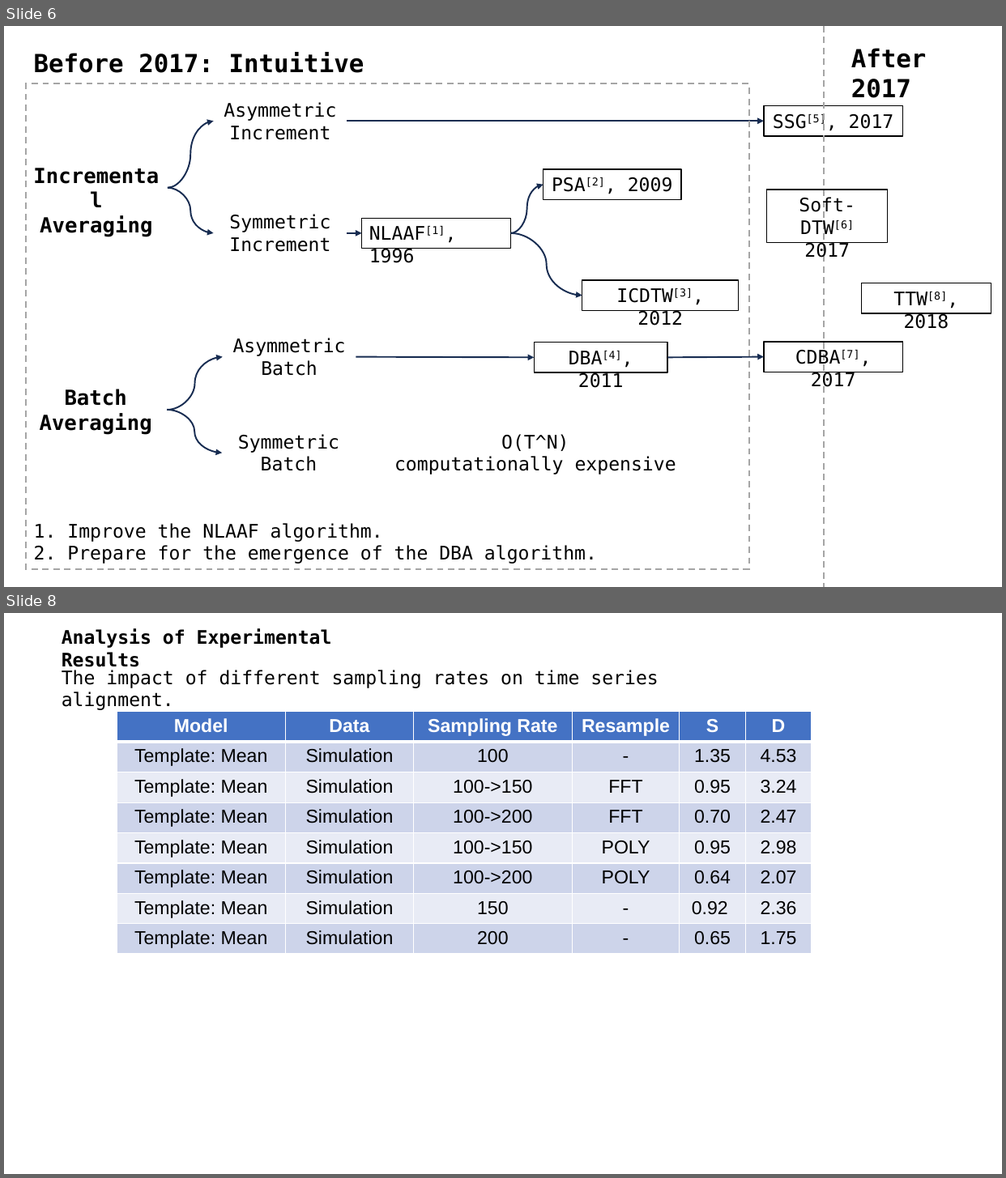
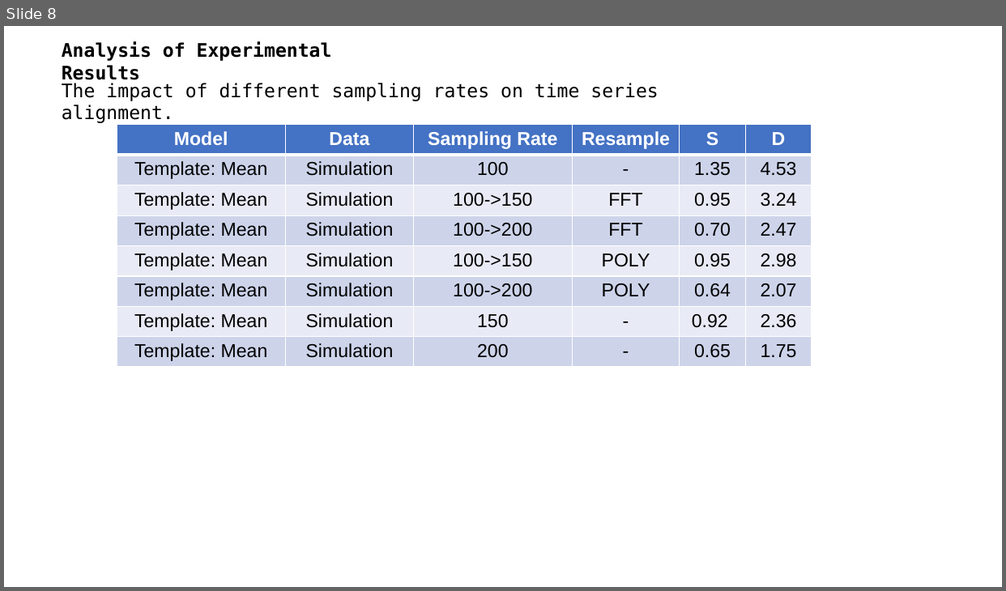
Before and after one commit to A-Big-Tortoise/Presentation, a slide deck: Presentation_1212_JiayuChen.pptx. Shown one above the other, each under a label of ours: slides 6 and 8 before the commit, slide 8 after it; the slides between them are not shown. The pictures are 1006x1178 and 1006x591 pixels, drawn with LibreOffice and Linux fonts; fonts in the diff are those of the drawing. Boxes give left, top, right and bottom in pixels: in the first picture for what was removed or moved away, otherwise in the second. Text is boxed around its words. In the diff, an @@ line names an element or a change of style, - is before the commit and + after.

```diff
--- a/Presentation_1212_JiayuChen.pptx
+++ b/Presentation_1212_JiayuChen.pptx
@@ slide 6 removed at box(4, 26, 1002, 587), background #FFFFFF @@
@@ line removed from (824, 26) to (824, 587) @@
@@ text removed at box(851, 48, 927, 98) @@
-After 2017
@@ text removed at box(34, 52, 364, 73) @@
-Before 2017: Intuitive
@@ rectangle removed at box(27, 84, 750, 570) @@
@@ curved arrow removed from (168, 188) to (214, 121) @@
@@ text removed at box(224, 102, 336, 140) @@
-Asymmetric
-Increment
@@ arrow removed from (347, 121) to (764, 121) @@
@@ rectangle removed at box(764, 106, 903, 136) @@
-SSG[5], 2017
@@ rectangle removed at box(543, 169, 681, 199) @@
-PSA[2], 2009
@@ curved arrow removed from (168, 188) to (214, 233) @@
@@ curved arrow removed from (511, 233) to (543, 185) @@
@@ rectangle removed at box(767, 189, 888, 242) @@
-Soft-DTW[6] 2017
@@ text removed at box(40, 216, 152, 237) @@
-Incremental Averaging
@@ text removed at box(229, 214, 330, 252) @@
-Symmetric
-Increment
@@ rectangle removed at box(362, 219, 511, 248) @@
-NLAAF[1], 1996
@@ arrow removed from (347, 233) to (362, 233) @@
@@ curved arrow removed from (511, 233) to (582, 296) @@
@@ rectangle removed at box(582, 280, 739, 310) @@
-ICDTW[3], 2012
@@ rectangle removed at box(862, 284, 991, 314) @@
-TTW[8], 2018
@@ text removed at box(233, 338, 346, 376) @@
-Asymmetric
-Batch
@@ curved arrow removed from (167, 410) to (223, 357) @@
@@ arrow removed from (356, 357) to (534, 357) @@
@@ rectangle removed at box(534, 343, 667, 373) @@
-DBA[4], 2011
@@ arrow removed from (667, 357) to (764, 357) @@
@@ rectangle removed at box(764, 342, 903, 372) @@
-CDBA[7], 2017
@@ text removed at box(40, 389, 152, 434) @@
-Batch
-Averaging
@@ curved arrow removed from (167, 410) to (222, 454) @@
@@ text removed at box(238, 434, 339, 472) @@
-Symmetric
-Batch
@@ text removed at box(394, 434, 676, 475) @@
-O(T^N)
-computationally expensive
@@ text removed at box(34, 523, 597, 564) @@
-1. Improve the NLAAF algorithm.
-2. Prepare for the emergence of the DBA algorithm.
```
Also in this commit, not shown: 1 slide changed, 7 slides added, 12 other slides removed.
